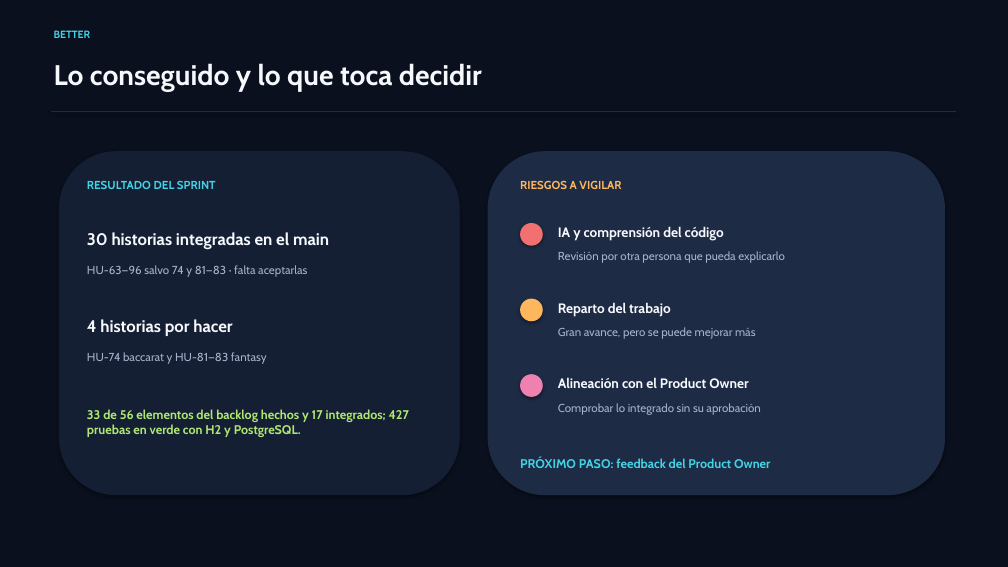
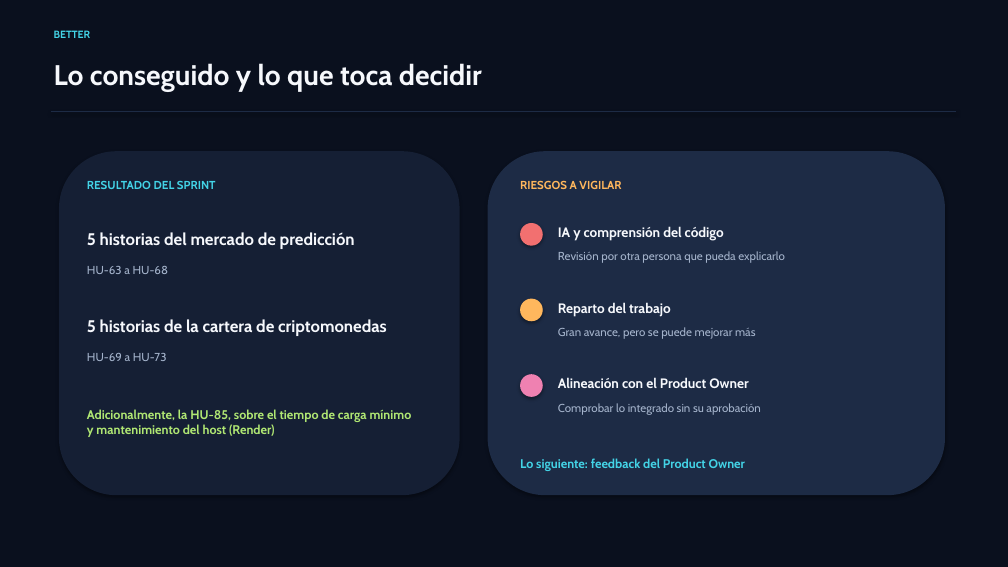
Before and after one commit to riverri/IS1, a slide deck: slide 6 of docs/presentaciones/presentacion4.pptx. Drawn at 1008x567 pixels with LibreOffice and Linux fonts; fonts in the diff are those of the drawing. Boxes give left, top, right and bottom in pixels: in the first picture for what was removed or moved away, otherwise in the second. Text is boxed around its words. In the diff, an @@ line names an element or a change of style, - is before the commit and + after.

Commit message:
presentacion 4

```diff
--- a/docs/presentaciones/presentacion4.pptx
+++ b/docs/presentaciones/presentacion4.pptx
@@ text at [87, 232, 355, 249]: text changed @@
-30 historias integradas en el main
+5 historias del mercado de predicción
@@ text at [87, 266, 169, 274]: text changed @@
-HU-63—96 salvo 74 y 81—83 · falta aceptarlas
+HU-63 a HU-68
@@ text at [87, 319, 387, 336]: text changed @@
-4 historias por hacer
+5 historias de la cartera de criptomonedas
@@ text at [87, 353, 167, 361]: text changed @@
-HU-74 baccarat y HU-81—83 fantasy
+HU-69 a HU-73
@@ text at [87, 409, 412, 437]: text changed @@
-33 de 56 elementos del backlog hechos y 17 integrados; 427 pruebas en verde con H2 y PostgreSQL.
+Adicionalmente, la HU-85, sobre el tiempo de carga mínimo y mantenimiento del host (Render)
@@ text at [520, 458, 745, 471]: text changed @@
-PRÓXIMO PASO: feedback del Product Owner
+Lo siguiente: feedback del Product Owner
```
Also in this commit, not shown: 2 other slides changed.
